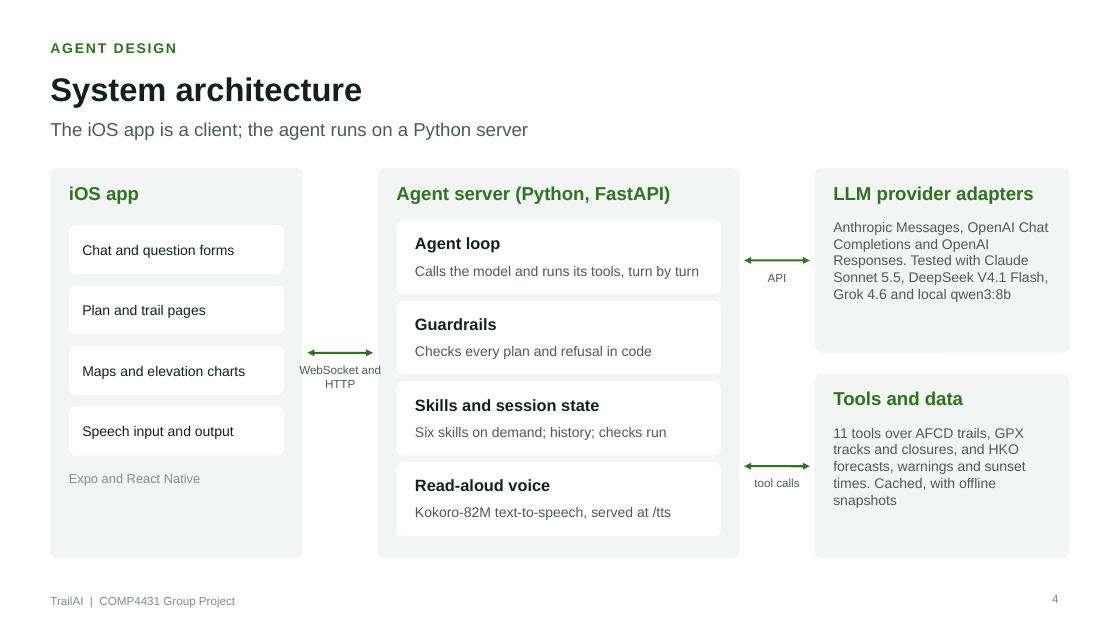
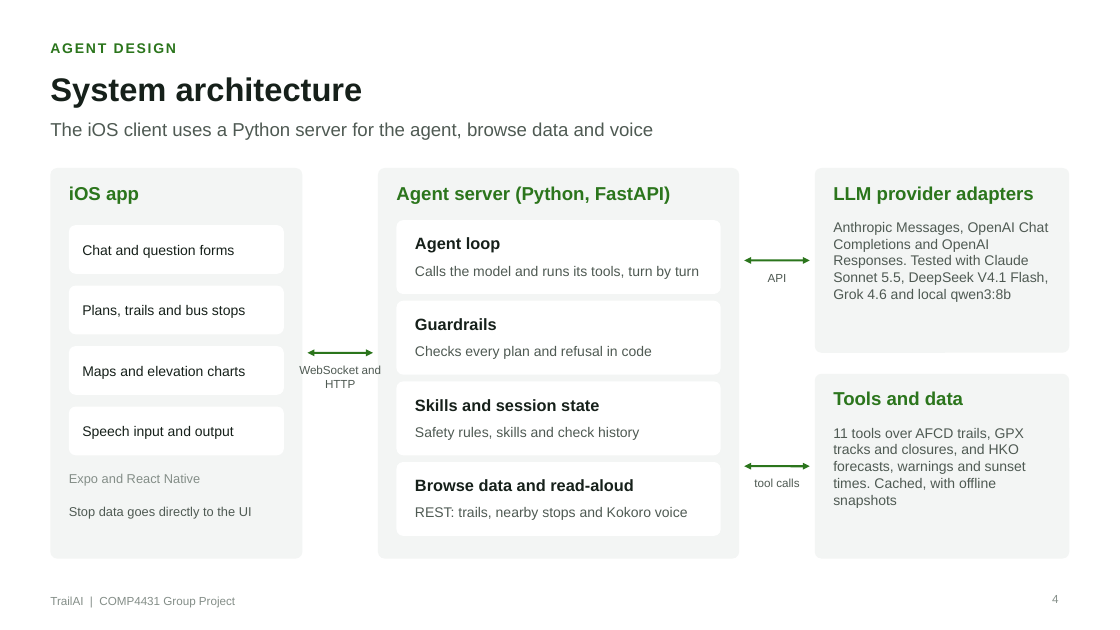
Before and after one commit to HaochenFa/COMP4431-AI, a slide deck: slide 4 of presentation/TrailAI.pptx. Drawn at 1120x630 pixels with LibreOffice and Linux fonts; fonts in the diff are those of the drawing. Boxes give left, top, right and bottom in pixels: in the first picture for what was removed or moved away, otherwise in the second. Text is boxed around its words. In the diff, an @@ line names an element or a change of style, - is before the commit and + after.

Commit message:
Update TrailAI presentation and add revised feature-focused deck

```diff
--- a/presentation/TrailAI.pptx
+++ b/presentation/TrailAI.pptx
@@ text at (x1=50, y1=122, x2=653, y2=140): text changed @@
-The iOS app is a client; the agent runs on a Python server
+The iOS client uses a Python server for the agent, browse data and voice
@@ text at (x1=82, y1=305, x2=245, y2=318): text changed @@
-Plan and trail pages
+Plans, trails and bus stops
@@ text at (x1=415, y1=427, x2=639, y2=440): text changed @@
-Six skills on demand; history; checks run
+Safety rules, skills and check history
@@ text at (x1=415, y1=479, x2=634, y2=491): text changed @@
-Read-aloud voice
+Browse data and read-aloud
@@ text added at (x1=69, y1=506, x2=252, y2=519), 11 pt, text #4F5A53 @@
+Stop data goes directly to the UI
@@ text at (x1=415, y1=507, x2=688, y2=520): text changed @@
-Kokoro-82M text-to-speech, served at /tts
+REST: trails, nearby stops and Kokoro voice
```
Also in this commit, not shown: 10 other slides changed, 1 slide added, 6 other files.
